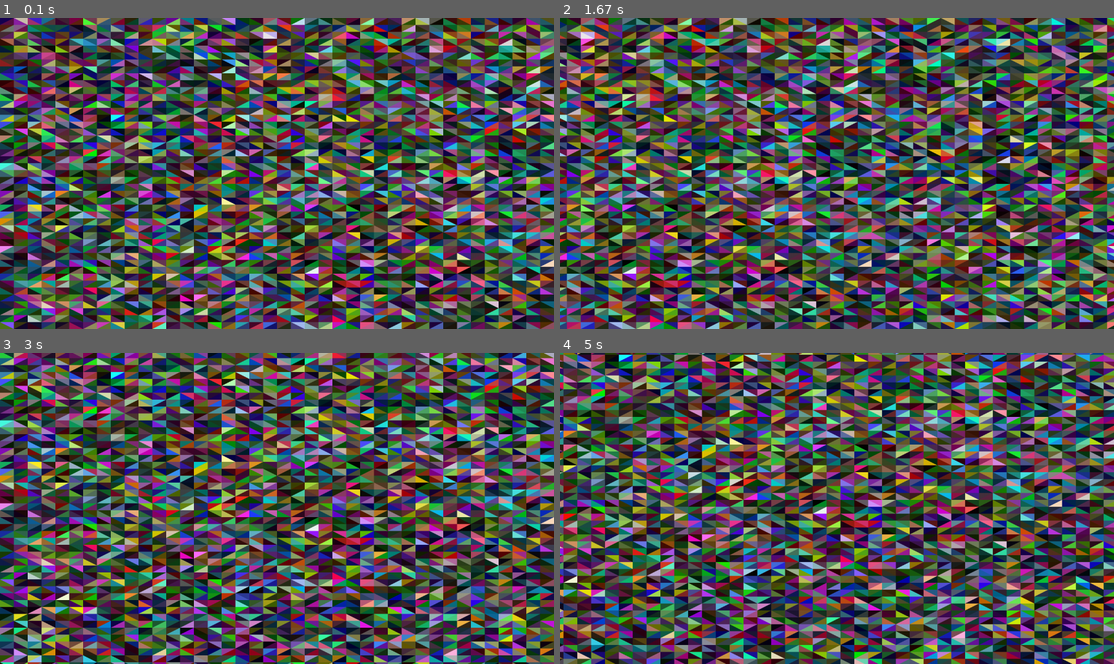
Above: before the commit, frames 1-4 (two rows, left to right).
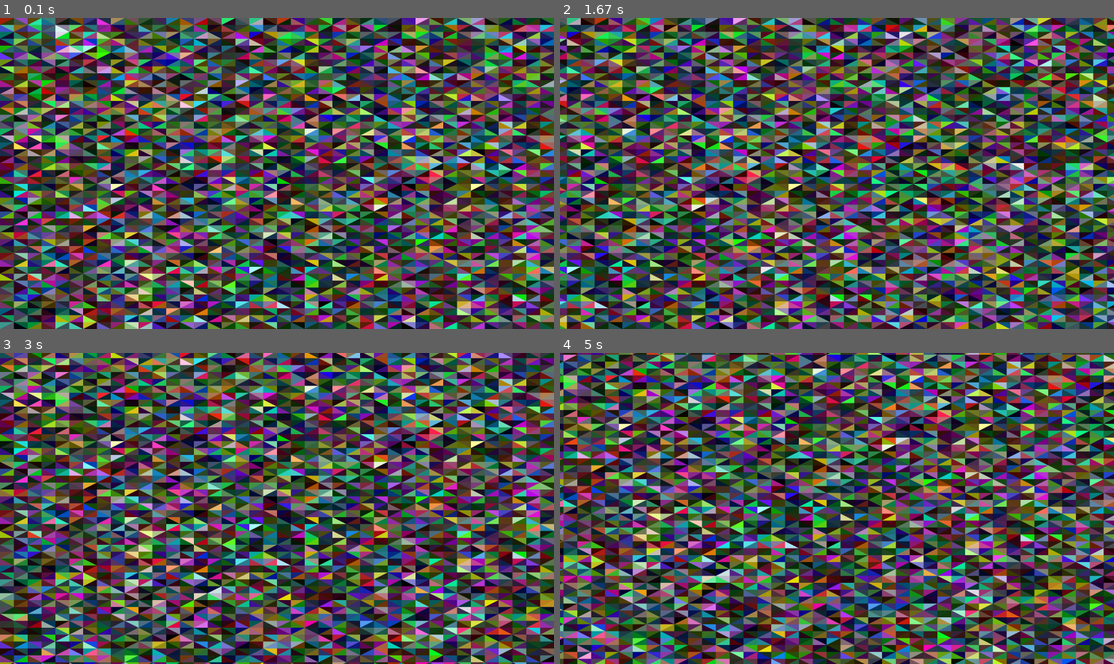
Above: after the commit, the same moments.

Repository: bwindrim/PyGame-OpenGL
Game: pygame game, started from main.py
The game is run twice, just before and just after one commit, with the same random seed, the same clock (stepped at 60 frames per second) and the same inputs.
Inputs:
- Up to frame 1 (0.1 s): no input
- Up to frame 2 (1.67 s): hold Right 0.33-0.8 s; hold Up 0.83-1.13 s; hold Right 1.17-1.63 s
- Up to frame 3 (3 s): hold Left 1.67-2.2 s; hold Down 2.23-2.53 s; hold Left 2.57-2.97 s
- Up to frame 4 (5 s): hold Up 3-3.37 s; hold Right 3.4-4.03 s; hold Down 4.07-4.43 s; hold Left 4.47-4.93 s; hold Right from 4.97 s (still down)

The runs differ from the first frame. In frame 1, 98% of the frame differs, in the area x 0-100%, y 0-100%; in frame 2, 97%; in frame 3, 98%; in frame 4, 98%.

Commit message:
Updated the diagonal selection in main.py:
- Now alternates by cell parity instead of choosing independently at random.
- This preserves the 1:2 slope and makes each \ continue into its down-right diagonal neighbor and each / into its down-left neighbor.
- Triangle colours and lighting remain randomized.

Diff:
--- a/main.py
+++ b/main.py
@@ -71,7 +71,7 @@
             bottom_left = (left, top + cell_height)
             bottom_right = (left + cell_width, top + cell_height)
 
-            if rng.integers(0, 2):
+            if (column + row) % 2 == 0:
                 add_triangle((top_left, top_right, bottom_left))
                 add_triangle((top_right, bottom_right, bottom_left))
             else:
